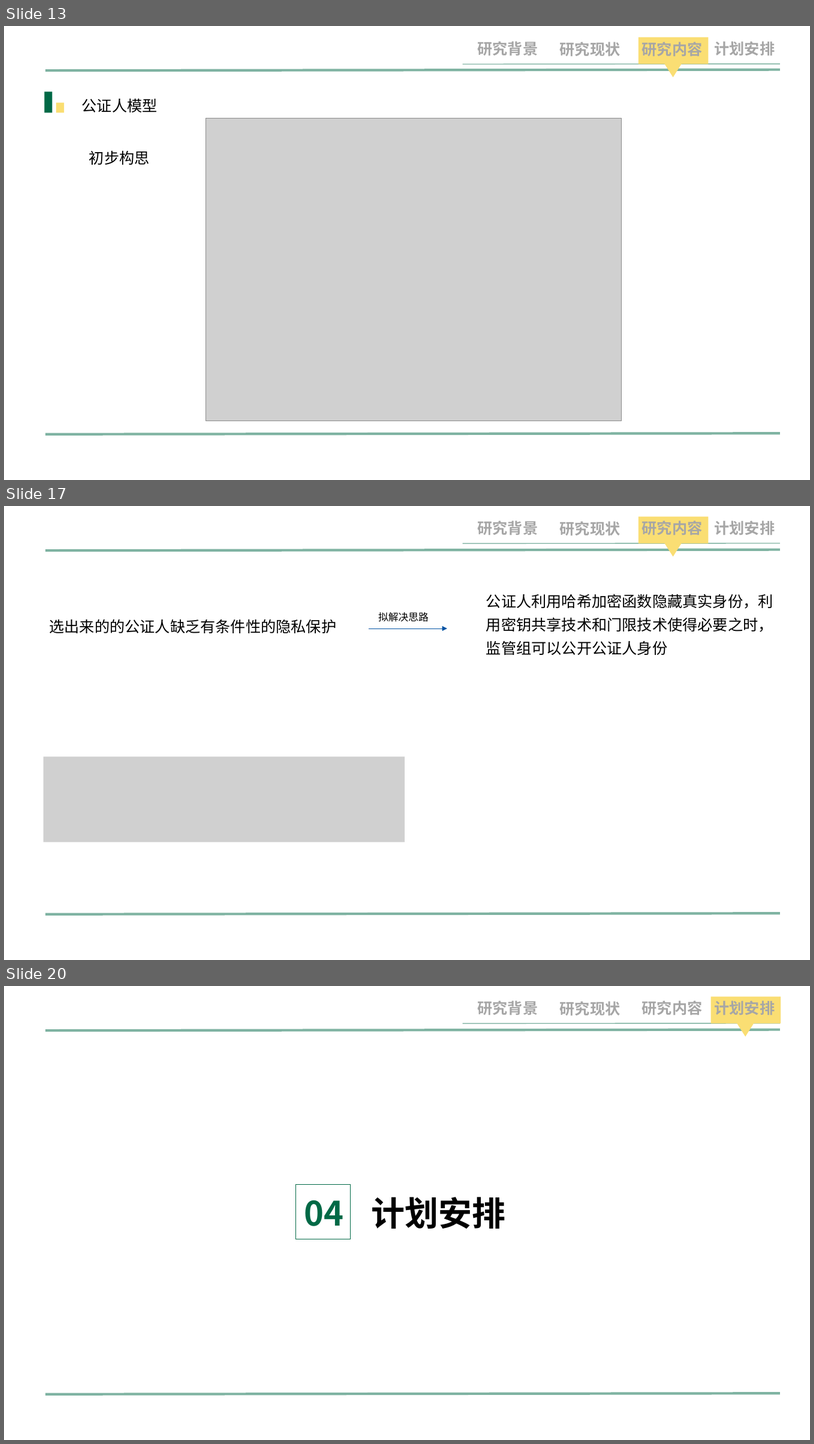
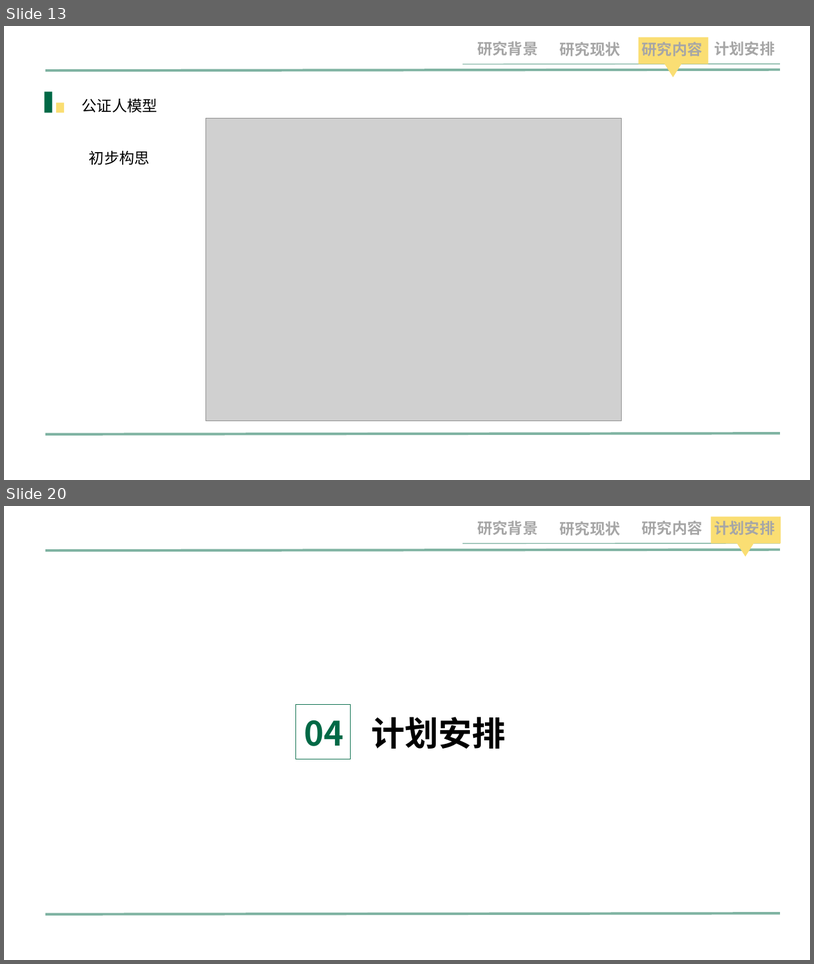
Before and after one commit to jiangquanli-0304/notary, a slide deck: 开题报告-li.pptx. Shown one above the other, each under a label of ours: slides 13, 17 and 20 before the commit, slides 13 and 20 after it; the slides between them are not shown. The pictures are 814x1444 and 814x964 pixels, drawn with LibreOffice and Linux fonts; fonts in the diff are those of the drawing; grey boxes stand for pictures; background and template pictures are left out. Boxes give left, top, right and bottom in pixels: in the first picture for what was removed or moved away, otherwise in the second. Text is boxed around its words. In the diff, an @@ line names an element or a change of style, - is before the commit and + after.

```diff
--- a/开题报告-li.pptx
+++ b/开题报告-li.pptx
@@ slide 17 removed at <box>4,506,810,960</box>, background #FFFFFF; not listed: 3 template elements that a slide beside it also shows @@
@@ text removed at <box>477,521,538,535</box> @@
-研究背景
@@ text removed at <box>560,521,621,535</box> @@
-研究现状
@@ rectangle removed at <box>639,516,710,543</box> @@
@@ text removed at <box>642,520,703,535</box> @@
-研究内容
@@ text removed at <box>714,521,775,535</box> @@
-计划安排
@@ line removed from (463, 544) to (781, 544) @@
@@ triangle removed at <box>664,542,683,557</box> @@
@@ text removed at <box>486,594,774,655</box> @@
-公证人利用哈希加密函数隐藏真实身份，利用密钥共享技术和门限技术使得必要之时，监管组可以公开公证人身份
@@ text removed at <box>378,612,429,622</box> @@
-拟解决思路
@@ text removed at <box>50,619,337,633</box> @@
-选出来的的公证人缺乏有条件性的隐私保护
@@ arrow removed from (369, 628) to (447, 628) @@
@@ picture removed at <box>44,756,405,842</box> @@
```
Also in this commit, not shown: 7 slides changed, 1 slide added, 5 other files.
